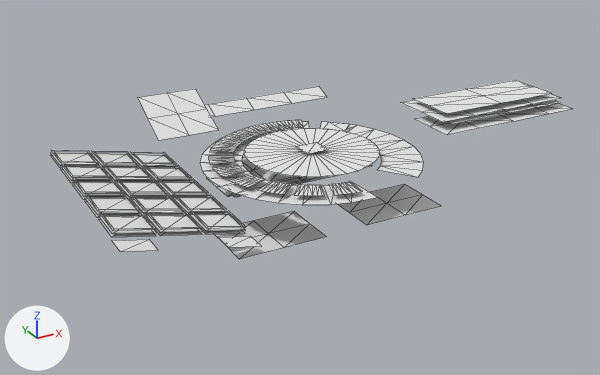
A saved change to the OBJ model models/ui.obj.
Rendered twice from a 50 mm camera at (-0.282, -0.495, 0.226) aimed at (0.0, 0.019, -0.031). The lights are fixed; the arrows at lower left show +X, +Y and +Z. Mesh edges are drawn as thin lines. Where no turn or scale is listed for an object, it has been applied to the vertices.

Script lines for the objects in view, before the commit:
```python
me_brush12 = bpy.data.meshes.new('brush12')
me_brush12.from_pydata([(-0.1707, -0.0687, 0.0098), (-0.1441, -0.0687, 0.0042), (-0.1707, -0.0417, 0.0098), (-0.1441, -0.0417, 0.0042)], [], [(0, 3, 2), (0, 1, 3)])
me_brush12.materials.append(mat_none)  # white #e7e7e7
me_brush14 = bpy.data.meshes.new('brush14')
me_brush14.from_pydata([(-0.1129, -0.0687, -0.0024), (-0.0863, -0.0687, -0.008), (-0.1129, -0.0417, -0.0024), (-0.0863, -0.0417, -0.008)], [], [(0, 3, 2), (0, 1, 3)])
me_brush14.materials.append(mat_none)  # white #e7e7e7
me_clear_save = bpy.data.meshes.new('clear_save')
me_clear_save.from_pydata(...)  # 9 vertices, 8 faces; spans x -0.0834..-0.0166, y -0.0507..-0.0033, z -0.038
me_clear_save.materials.append(mat_mat_ui)  # white #e7e7e7
ob_brush12 = bpy.data.objects.new('brush12', me_brush12)
ob_brush12.location = (0.0, 0.0, 0.0)
ob_brush14 = bpy.data.objects.new('brush14', me_brush14)
ob_brush14.location = (0.0, 0.0, 0.0)
ob_clear_save = bpy.data.objects.new('clear_save', me_clear_save)
ob_clear_save.location = (0.0, 0.0, 0.0)
# also in view: 'save_share' at (0.05, -0.027, -0.037); 'brightness' at (0.056, 0.0, 0.0); 'brush13' at (-0.129, -0.055, 0.001); 'brush8' at (-0.1, 0.005, -0.005); 'brush10' at (-0.129, -0.025, 0.001)
```
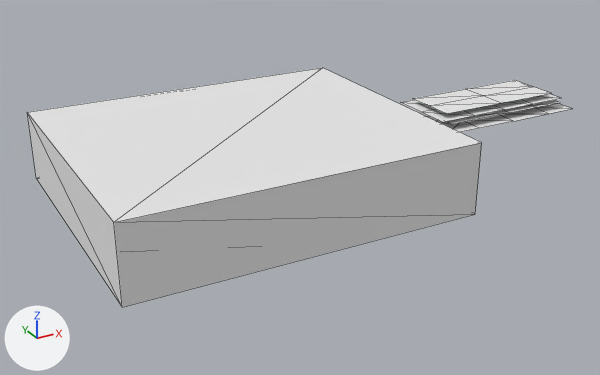
Boxes (x1, y1, x2, y2) around the edits, measured in the pictures (600 x 375 px):
'bb', added
    after: (27, 68, 482, 307)
'hue', unchanged, covered by the edit
    before: (244, 128, 380, 177)
'size', unchanged, covered by the edit
    before: (138, 89, 218, 140)
'colorsbg', unchanged, covered by the edit
    before: (200, 122, 377, 205)
'clear_save', unchanged, covered by the edit
    before: (215, 211, 326, 259)

Patch to the scene script:
```diff
--- a/models/ui.obj.py
+++ b/models/ui.obj.py
@@ me_bb @@
+me_bb.from_pydata(...)  # a box spanning x -0.175..0.082, y -0.089..0.126, z -0.027..0.027
+me_bb.materials.append(mat_none)  # white #e7e7e7
@@ ob_bb @@
+ob_bb = bpy.data.objects.new('bb', me_bb)
+ob_bb.location = (0.0, 0.0, 0.0)
```
